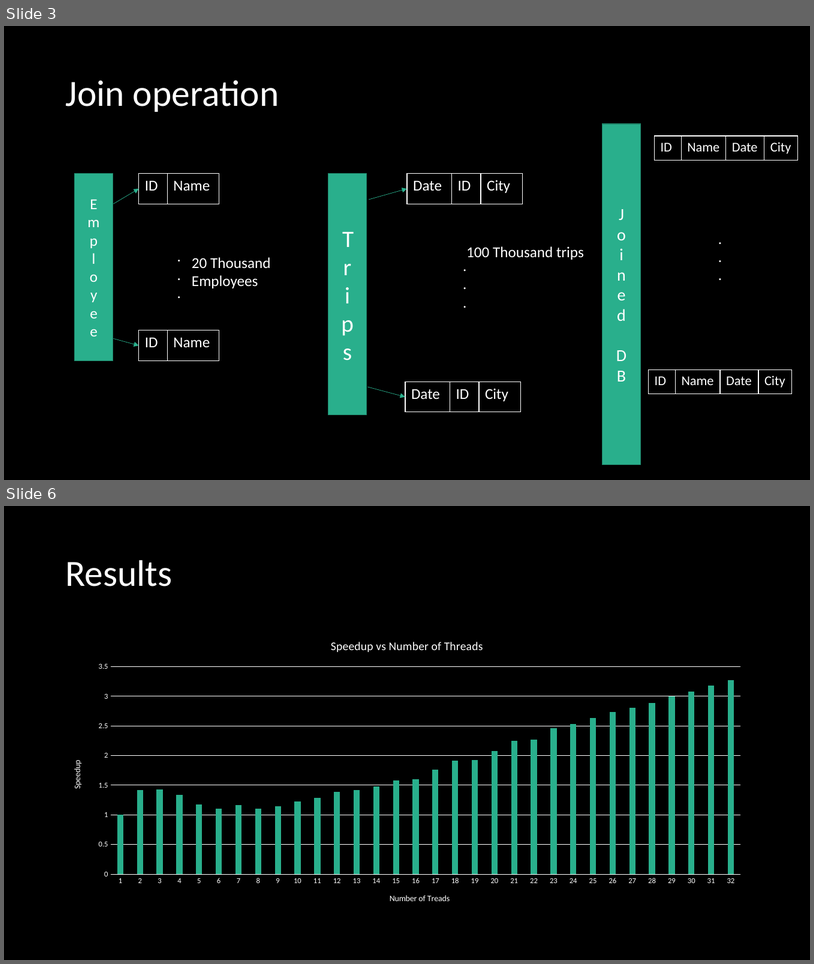
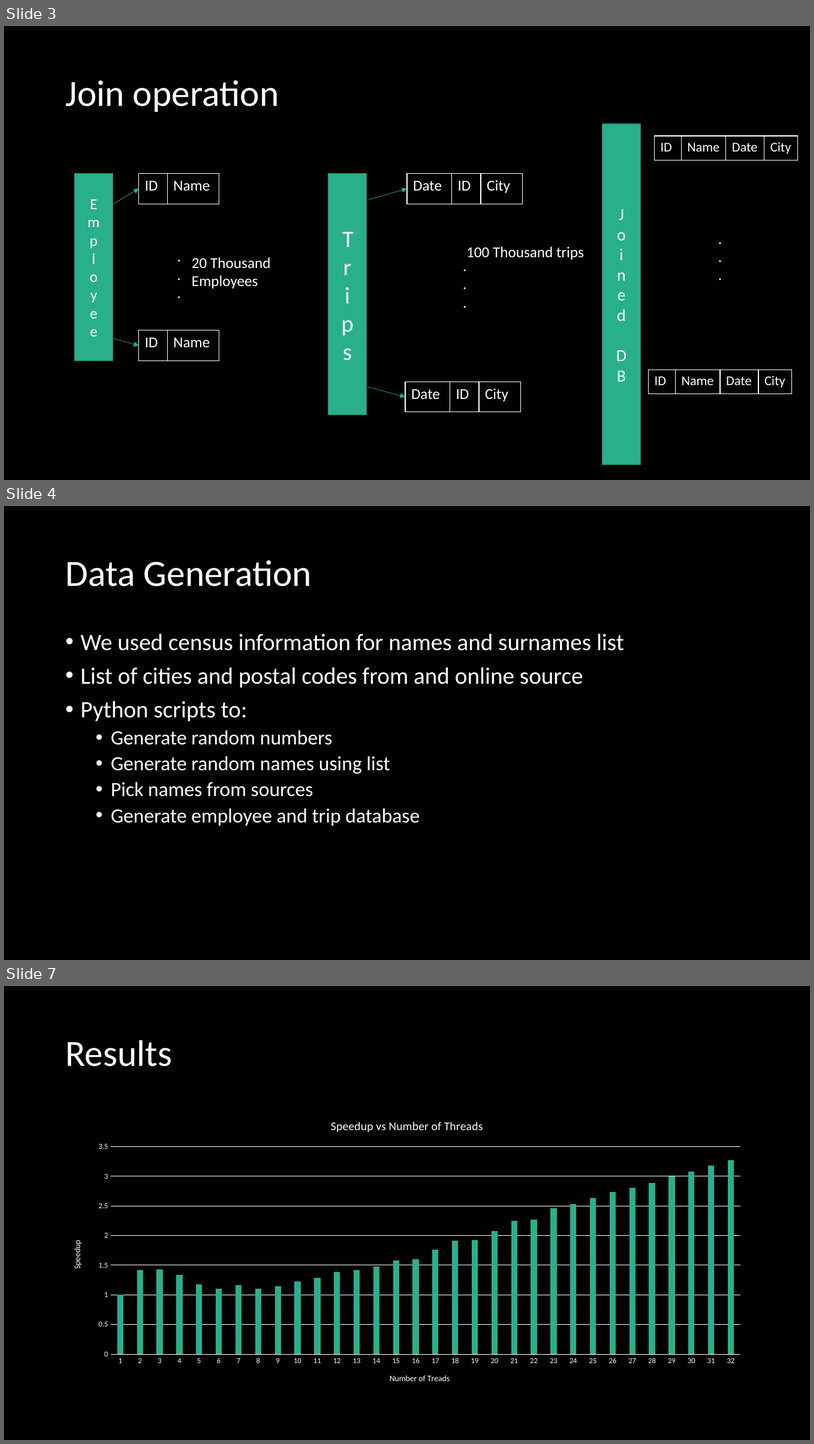
Before and after one commit to Fisherman166/ECE588_Project, a slide deck: Documentation/Database Join.pptx. Shown one above the other, each under a label of ours: slides 3 and 6 before the commit, slides 3, 4 and 7 after it; the slides between them are not shown. The pictures are 814x964 and 814x1444 pixels, drawn with LibreOffice and Linux fonts; fonts in the diff are those of the drawing. Boxes give left, top, right and bottom in pixels: in the first picture for what was removed or moved away, otherwise in the second. Text is boxed around its words. In the diff, an @@ line names an element or a change of style, - is before the commit and + after.

```diff
--- a/Documentation/Database Join.pptx
+++ b/Documentation/Database Join.pptx
@@ slide 4 added at (4, 506, 810, 960), background #000000 @@
@@ title added at (65, 560, 312, 586), 44 pt, text #FFFFFF @@
+Data Generation
@@ text added at (81, 633, 624, 826), 28 pt, text #FFFFFF @@
+• We used census information for names and surnames list
+• List of cities and postal codes from and online source
+• Python scripts to:
+  • Generate random numbers
+  • Generate random names using list
+  • Pick names from sources
+  • Generate employee and trip database
@@ what was slide 6 is now slide 7 @@
```
Also in this commit, not shown: 4 slides changed, 1 slide removed.
